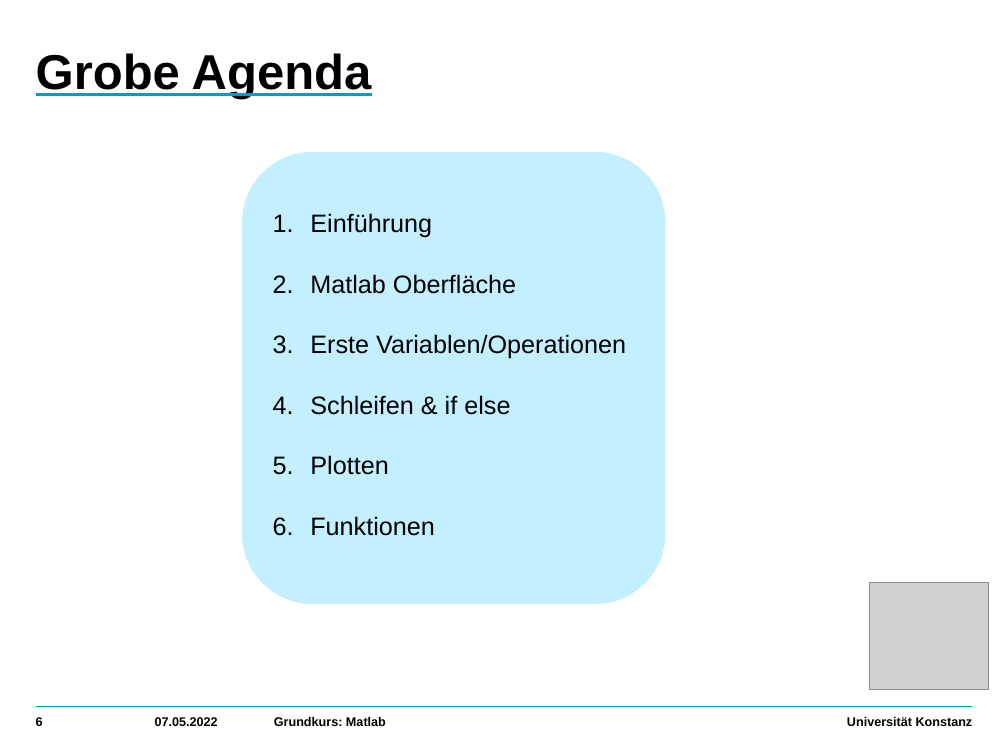
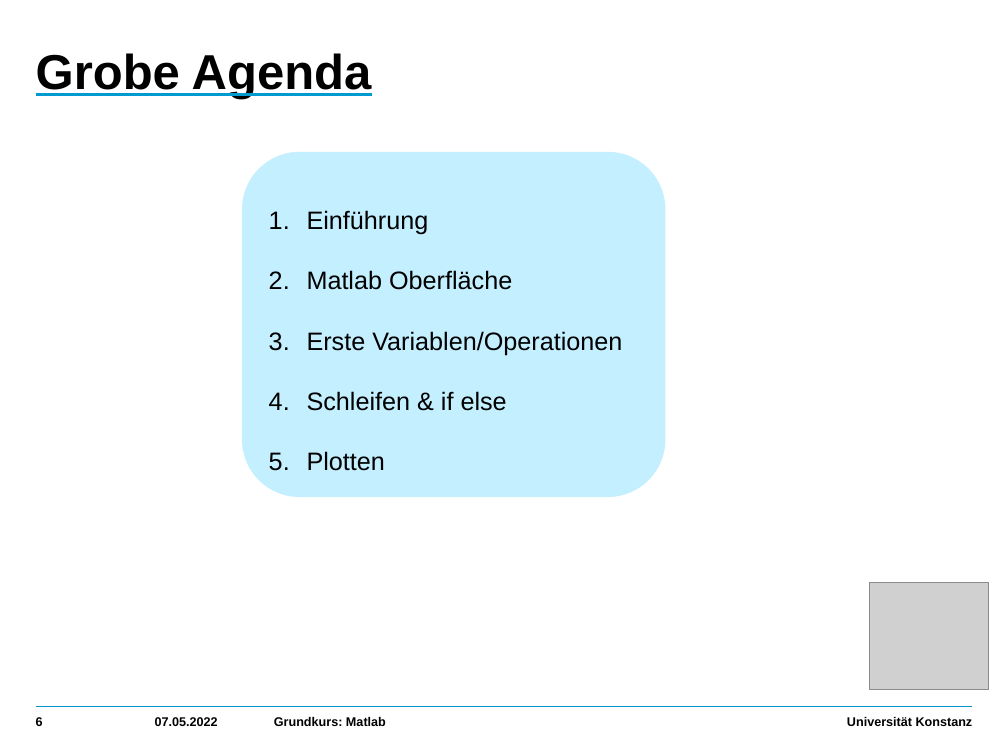
Before and after one commit to VincentBezold/Matlab-course, a slide deck: slide 6 of MatlabKurs.pptx. Drawn at 1008x756 pixels with LibreOffice and Linux fonts; fonts in the diff are those of the drawing; grey boxes stand for pictures. Boxes give left, top, right and bottom in pixels: in the first picture for what was removed or moved away, otherwise in the second. Text is boxed around its words. In the diff, an @@ line names an element or a change of style, - is before the commit and + after.

```diff
--- a/MatlabKurs.pptx
+++ b/MatlabKurs.pptx
@@ rounded rectangle "Einführung" resized from (x1=242, y1=152, x2=665, y2=605) to (x1=242, y1=152, x2=665, y2=497) @@
@@ text in rounded rectangle at (x1=310, y1=516, x2=435, y2=536): paragraph removed @@
-6. Funktionen
```
Also in this commit, not shown: 1 other slide changed, 2 other files.
